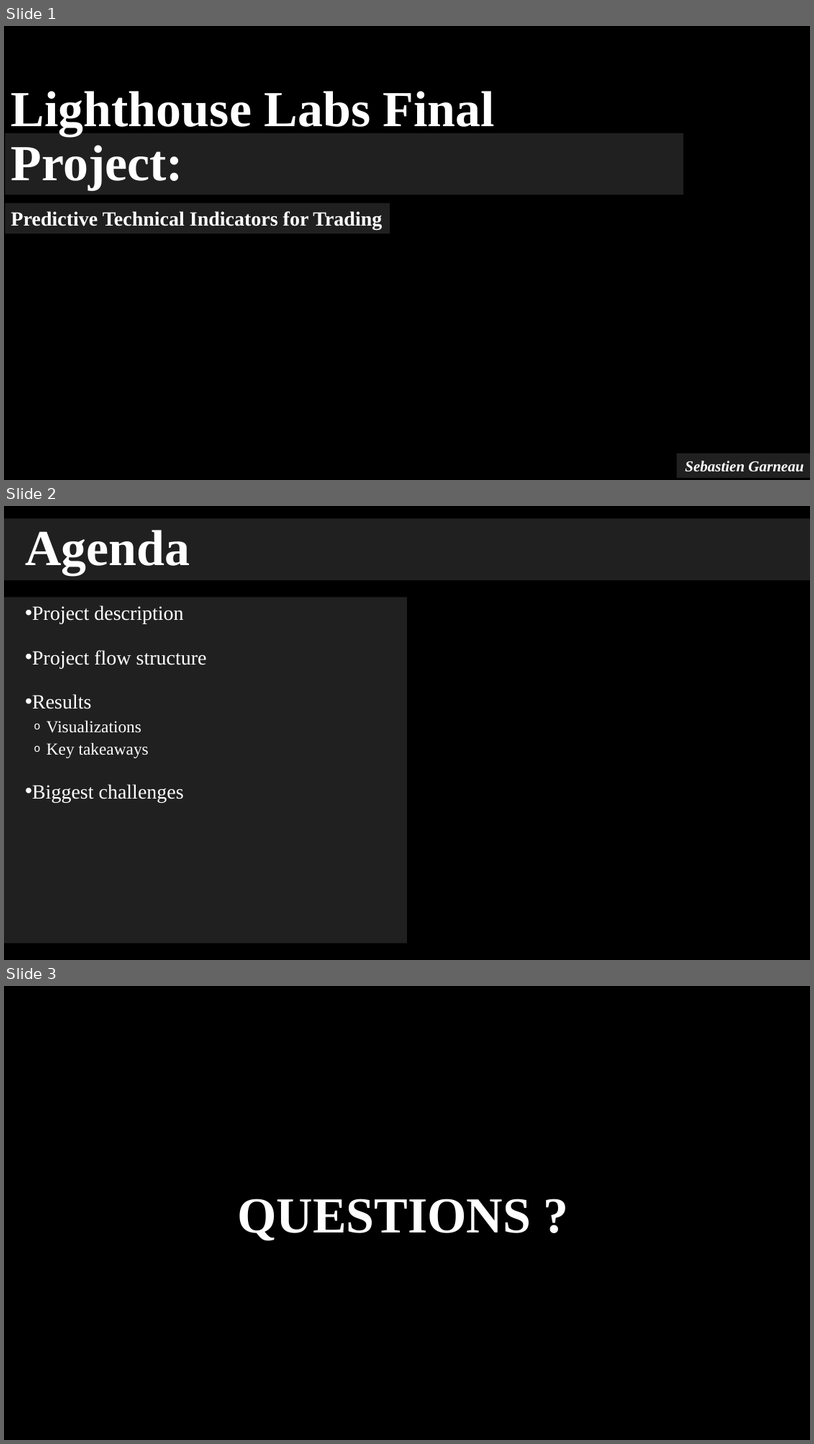
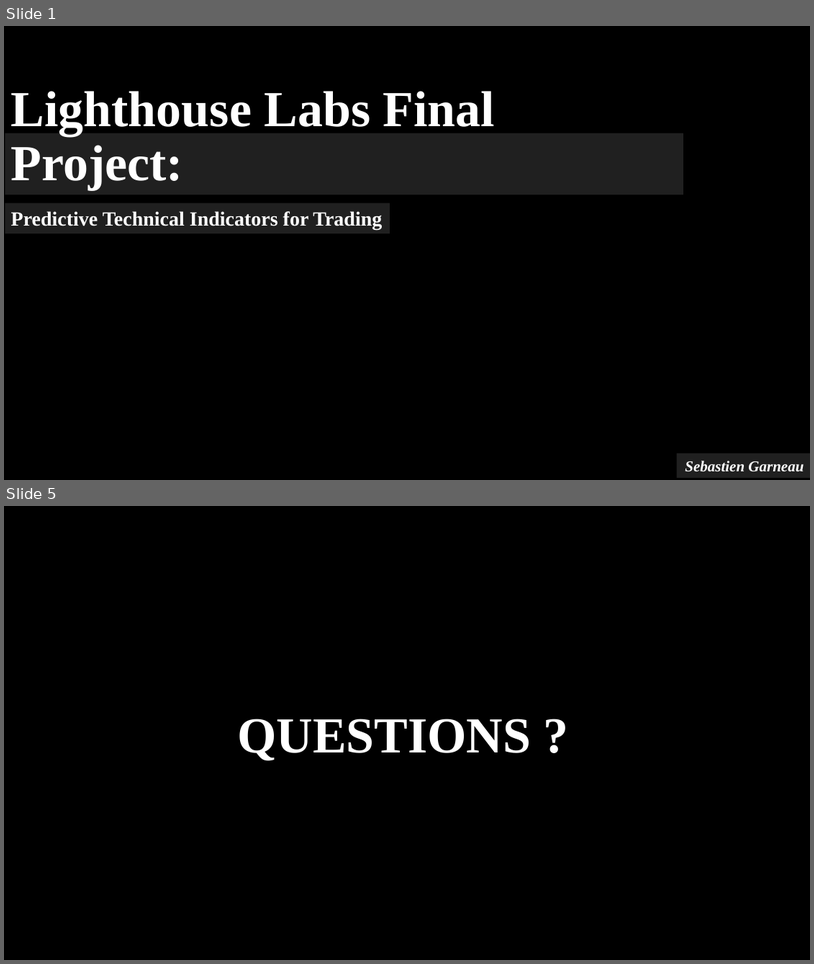
Before and after one commit to 538455/LHL_FinalProject_Predictive-Technical-Indicators-Using-LSTM-Models-for-Trading, a slide deck: Presentation.pptx. Shown one above the other, each under a label of ours: slides 1, 2 and 3 before the commit, slides 1 and 5 after it; the slides between them are not shown. The pictures are 814x1444 and 814x964 pixels, drawn with LibreOffice and Linux fonts; fonts in the diff are those of the drawing; background and template pictures are left out. Boxes give left, top, right and bottom in pixels: in the first picture for what was removed or moved away, otherwise in the second. Text is boxed around its words. In the diff, an @@ line names an element or a change of style, - is before the commit and + after.

```diff
--- a/Presentation.pptx
+++ b/Presentation.pptx
@@ slide 2 removed at box(4, 506, 810, 960), background picture (left out); not listed: 2 template elements that a slide beside it also shows @@
@@ title removed at box(4, 519, 810, 580) @@
-Agenda
@@ text removed at box(4, 597, 407, 943) @@
-• Project description
-• Project flow structure
-• Results
-  o Visualizations
-  o Key takeaways
-• Biggest challenges
@@ what was slide 3 is now slide 5 @@
```
Also in this commit, not shown: 3 slides added, 36 other files.
